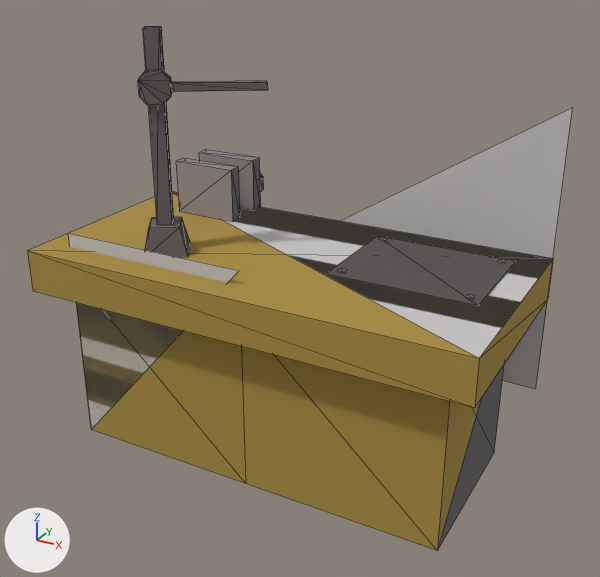
What one commit did to the OBJ model public/models/fletch/fletch.obj.
Rendered twice from a 50 mm camera at (210.0, -367.0, 285.0) aimed at (5.0, 5.0, 99.0). Arrows for +X, +Y and +Z are at lower left; the lights stay in place. The picture after the commit comes second. Mesh edges are drawn as thin lines. Where no turn or scale is listed for an object, it has been applied to the vertices.

Script lines for the objects in view, before the commit:
```python
ob_ware = bpy.data.objects.new('ware', me_ware)
ob_ware.location = (0.0, 0.0, 0.0)
# me_ware
# before: 123 (-112.0, -48.0, 0.0) at pixel (91, 429), 128 (-112.0, -48.0, 128.0) at pixel (68, 233), 129 (0.0, -48.0, 128.0) at pixel (239, 270), 137 (128.0, 64.0, 39.0) at pixel (535, 389), 138 (-128.0, 64.0, 39.0)
# before: 139 (128.0, 64.0, 201.0) at pixel (572, 107)
```
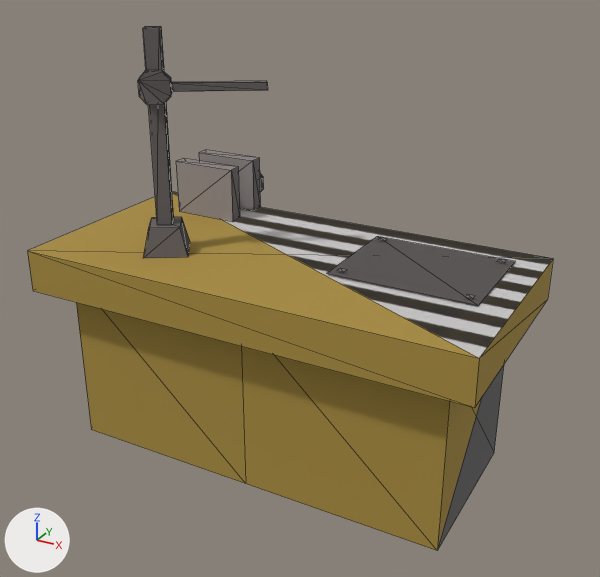
Boxes (x1, y1, x2, y2) around the edits, measured in the pictures (600 x 577 px):
'ware', reshaped: before (27, 26, 573, 551); after (27, 26, 553, 551)
part 1 of me_ware, cut back: before (68, 108, 573, 428)

Diff of the bpy script that builds the scene:
```diff
--- a/public/models/fletch/fletch.obj.py
+++ b/public/models/fletch/fletch.obj.py
@@ me_ware @@
 # used by ob_ware; location = (0.0, 0.0, 0.0)
 # verts and faces of me_ware; kept vertices keep their numbers, new ones are numbered from 141
-me_ware.from_pydata(...)  # 141 vertices, 156 faces; spans x -128.0..128.0, y -64.0..88.0, z 0.0..238.0
+me_ware.from_pydata(...)  # 138 vertices, 154 faces, 1 loose edge; spans x -128.0..128.0, y -64.0..88.0, z 0.0..238.0
+# me_ware part 1
+delete_vertices([128, 129, 139])  # with the faces that use them
+edges += [(137, 138)]
 me_ware.materials.append(mat_c0)
```
